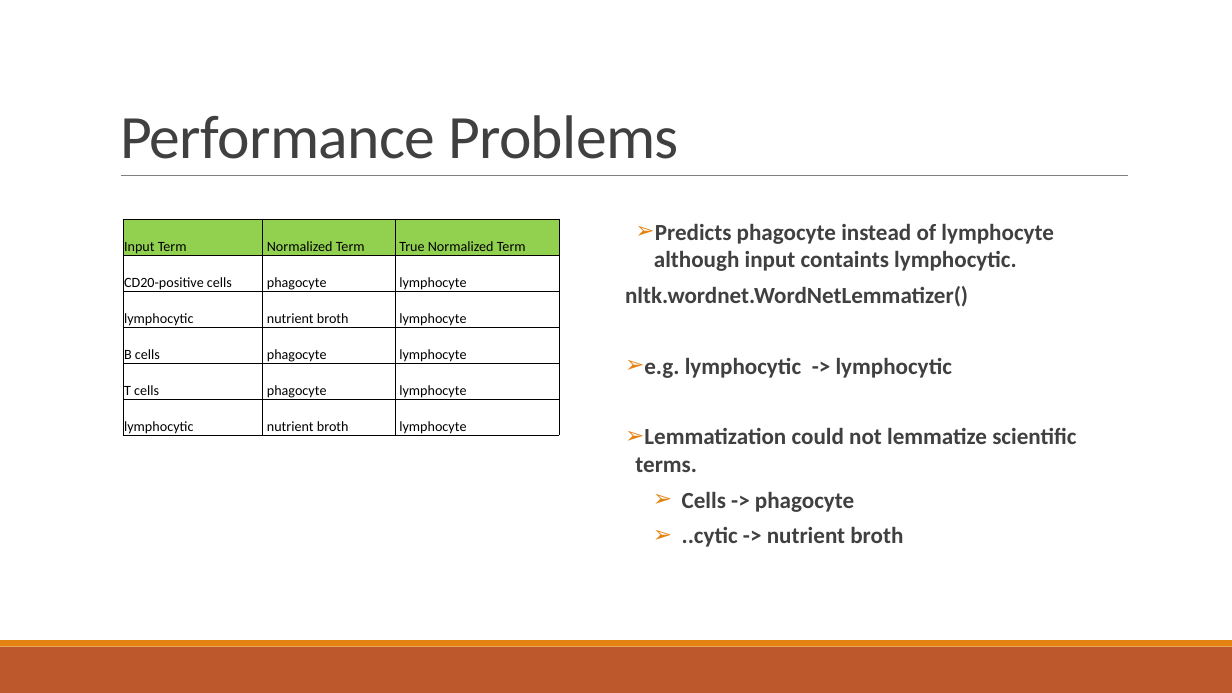
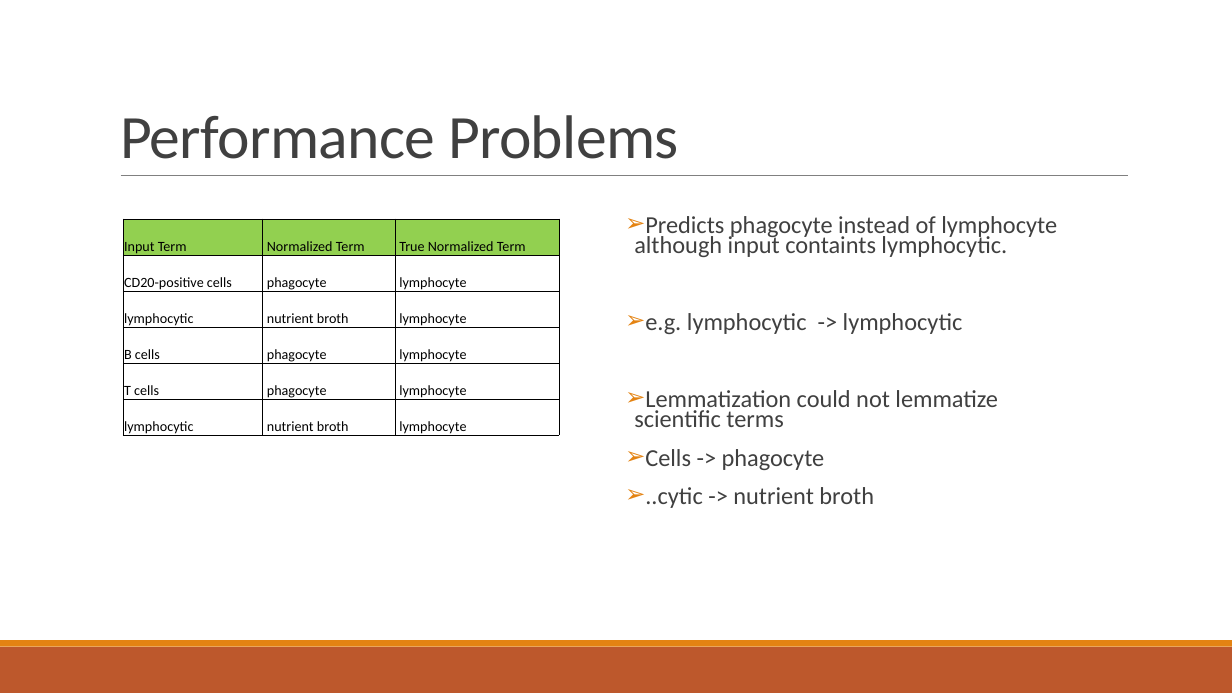
Before and after one commit to abdullahyldz/Cmpe493TermProject, a slide deck: slide 7 of Slides/Combined.pptx. Drawn at 1232x693 pixels with LibreOffice and Linux fonts; fonts in the diff are those of the drawing. Boxes give left, top, right and bottom in pixels: in the first picture for what was removed or moved away, otherwise in the second. Text is boxed around its words. In the diff, an @@ line names an element or a change of style, - is before the commit and + after.

```diff
--- a/Slides/Combined.pptx
+++ b/Slides/Combined.pptx
@@ text at [634,216,1057,508]: size 18 to 19 pt, bold off in "Predicts phagocyte instead of lymphocyte although input ...", "e.g. lymphocytic -> lymphocytic", "Cells -> phagocyte", "..cytic -> nutrient broth"; indent changed; line spacing 1 to 0.7; more space between paragraphs @@
@@ text at [625,286,968,307]: paragraph removed @@
-nltk.wordnet.WordNetLemmatizer()
@@ text at [634,390,998,427]: text changed; size 18 to 19 pt; bold off @@
-➢ Lemmatization could not lemmatize scientific terms.
+➢ Lemmatization could not lemmatize scientific terms
```
Also in this commit, not shown: 14 other slides changed, 2 slides removed, 1 other file.
